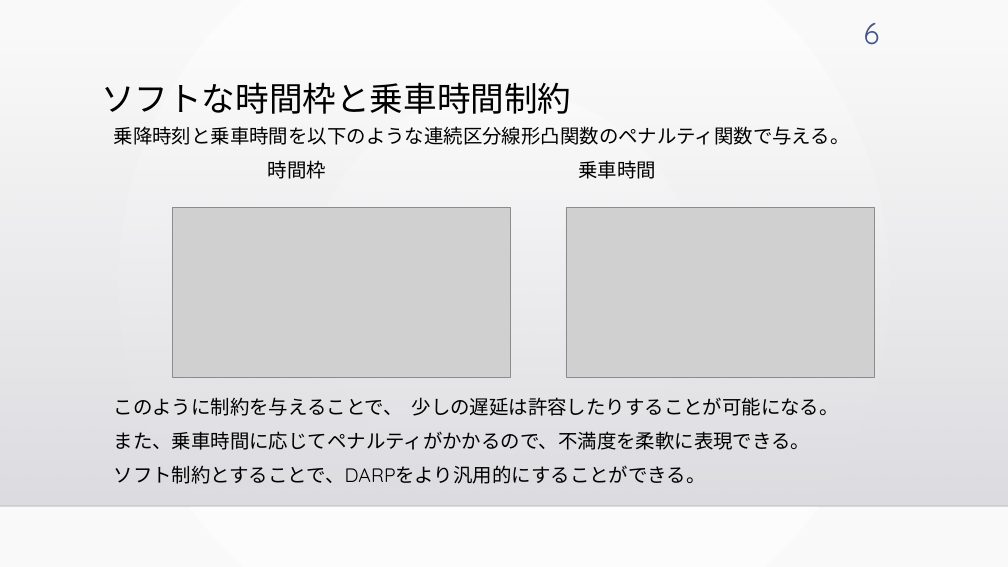
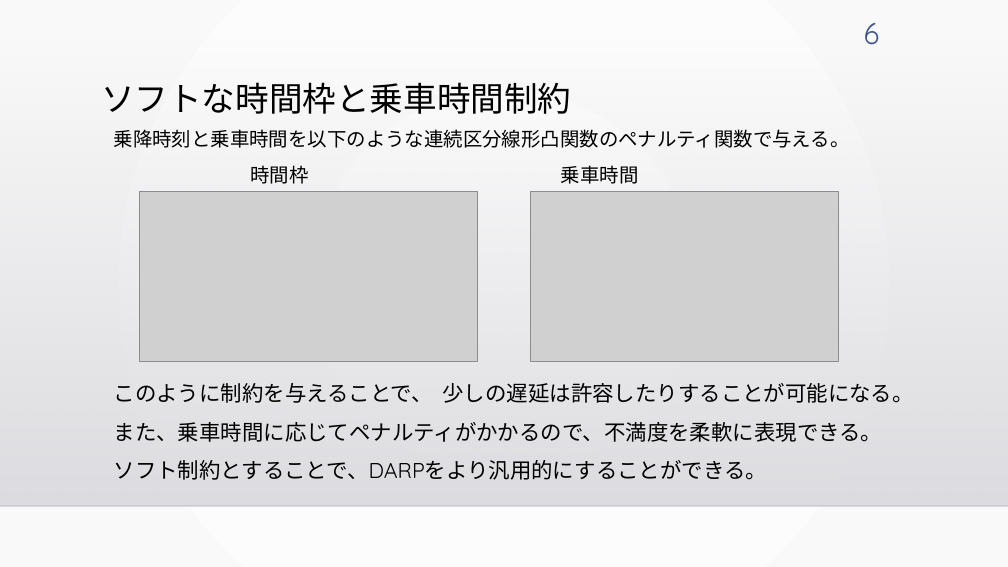
Before and after one commit to kotaro400/DARP, a slide deck: slide 6 of 卒論発表_10分用.pptx. Drawn at 1008x567 pixels with LibreOffice and Linux fonts; fonts in the diff are those of the drawing; grey boxes stand for pictures; background and template pictures are left out. Boxes give left, top, right and bottom in pixels: in the first picture for what was removed or moved away, otherwise in the second. Text is boxed around its words. In the diff, an @@ line names an element or a change of style, - is before the commit and + after.

```diff
--- a/卒論発表_10分用.pptx
+++ b/卒論発表_10分用.pptx
@@ text "乗降時刻と乗車時間を以下のような連続区分線形凸関数のペナルティ関数で与える。" at (114, 129, 914, 480): size 18.5 to 20.4 pt in "このように制約を与えることで、 少しの遅延は許容したりすることが可能になる。", "また、乗車時間に応じてペナルティがかかるので、不満度を柔軟に表現できる。", "ソフト制約とすることで、DARPをより汎用的にすることができる。"; line spacing 1 to 1.1 @@
@@ picture: place and size @@
-picture at (172, 207, 510, 377)
+picture at (139, 191, 477, 361)
@@ picture: place and size @@
-picture at (566, 207, 875, 377)
+picture at (531, 191, 839, 361)
```
Also in this commit, not shown: 12 other slides changed, 1 slide added, 2 slides removed.
